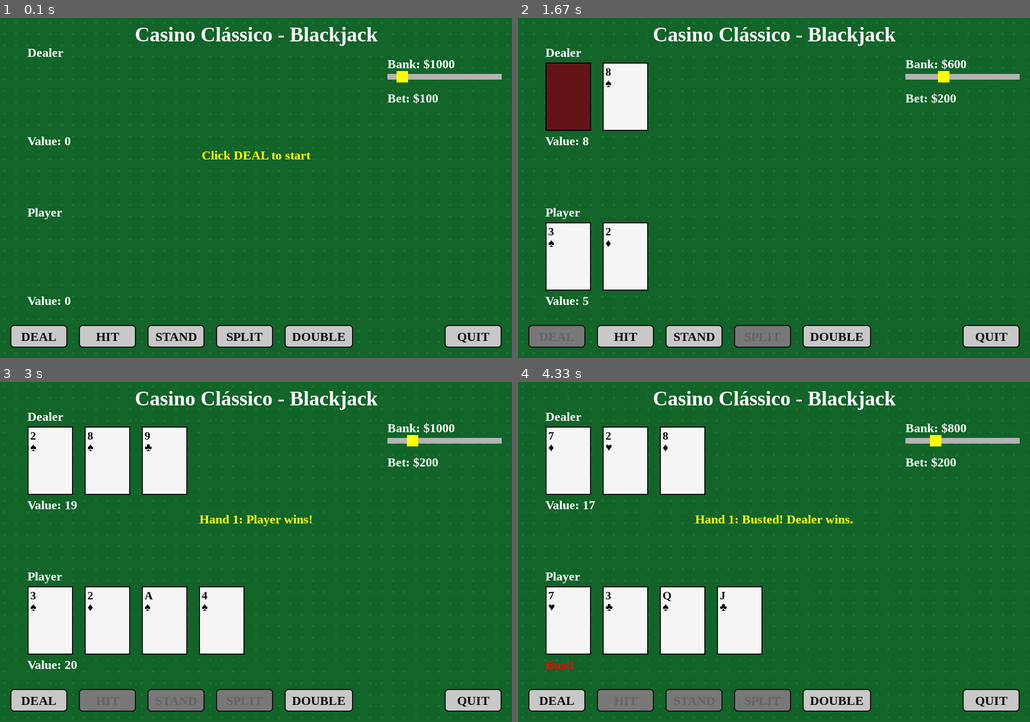
Above: before the commit, frames 1-4 (two rows, left to right).
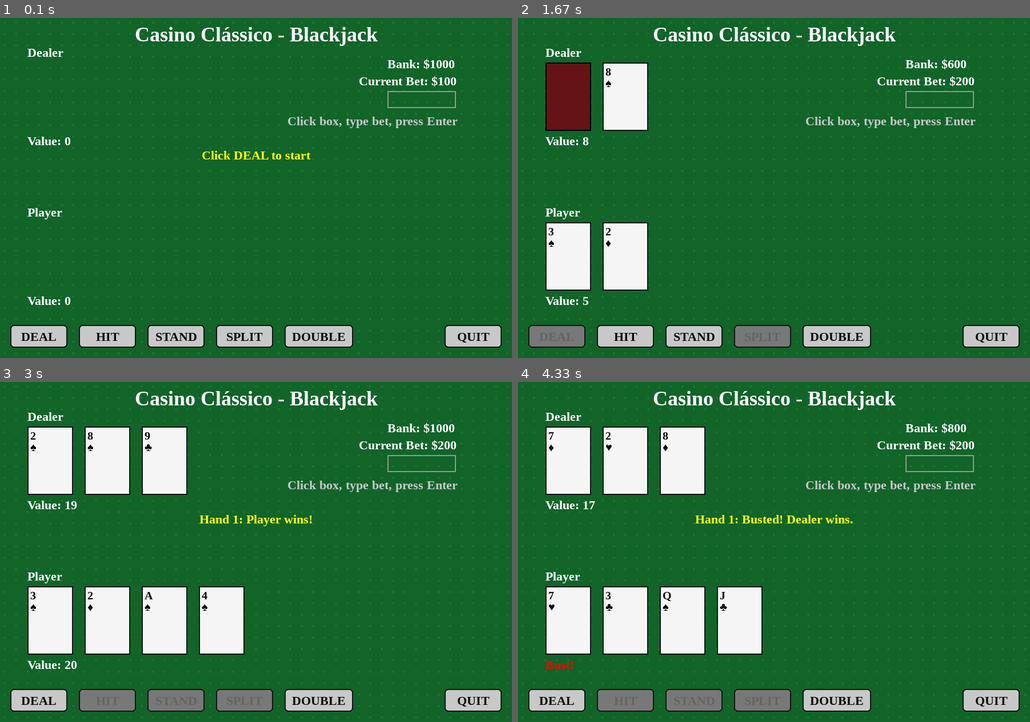
Above: after the commit, the same moments.

Repository: mvvalerio/BlackJackproject
Game: pygame game, started from main.py
Two runs of this game, one before a commit and one after it. Both use one fixed random seed, a clock stepped at 60 frames per second and the inputs below.
Inputs (mouse positions are in pixels of both pictures, inside the frame that each line leads up to):
- Up to frame 1 (0.1 s): no input
- Up to frame 2 (1.67 s): click (937, 99) at 0.38 s; press the mouse at (558, 337) at 0.7 s; move the mouse to (605, 228) at 0.8 s; release the mouse at (651, 120) at 0.93 s; press the mouse at (835, 337) at 1.03 s; move the mouse to (845, 239) at 1.13 s; release the mouse at (855, 140) at 1.27 s; press the mouse at (558, 337) at 1.37 s; move the mouse to (646, 205) at 1.47 s; release the mouse at (733, 75) at 1.6 s
- Up to frame 3 (3 s): press the mouse at (107, 701) at 1.7 s; move the mouse to (102, 569) at 1.8 s; release the mouse at (102, 436) at 1.93 s; press the mouse at (107, 701) at 2.03 s; move the mouse to (138, 688) at 2.13 s; release the mouse at (163, 674) at 2.27 s; press the mouse at (174, 701) at 2.37 s; move the mouse to (271, 603) at 2.47 s; release the mouse at (363, 507) at 2.6 s
- Up to frame 4 (4.33 s): press the mouse at (558, 701) at 3.2 s; move the mouse to (574, 684) at 3.3 s; release the mouse at (594, 671) at 3.43 s; press the mouse at (625, 701) at 3.53 s; move the mouse to (768, 640) at 3.63 s; release the mouse at (912, 582) at 3.77 s; press the mouse at (625, 701) at 3.87 s; move the mouse to (615, 582) at 3.97 s; release the mouse at (599, 467) at 4.1 s

The runs differ from the first frame. In frame 1, 1.2% of the frame differs, in the area x 56-98%, y 15-33%; in frame 2, 1.2%; in frame 3, 1.2%; in frame 4, 1.2%.

Commit message:
Replace slider with input box for betting
Refactor bank management to include input box for bets and remove slider functionality.

Diff:
--- a/bank.py
+++ b/bank.py
@@ -8,17 +8,21 @@
         self.amount = initial_amount
         self.bet = 10
         self.min_bet = 1
-        self.max_bet = self.amount  # max bet starts equal to bank
-        self.slider_rect = pygame.Rect(0, 0, 200, 10)
-        self.slider_handle_rect = pygame.Rect(0, 0, 20, 20)
-        self.dragging = False
+        self.max_bet = self.amount
         self.font = font or pygame.font.SysFont("serif", 20, bold=True)
 
-        # Load saved data (if available)
+        # Input box setup
+        self.input_active = False
+        self.input_text = ""
+        self.input_rect = pygame.Rect(0, 0, 120, 30)
+        self.input_color_inactive = (150, 150, 150)
+        self.input_color_active = (255, 255, 0)
+        self.input_color = self.input_color_inactive
+
+        # Load saved data (if exists)
         self.load_from_json()
 
     def save_to_json(self):
-        """Automatically saves the current bank data to a JSON file."""
         data = {
             "amount": self.amount,
             "bet": self.bet,
@@ -28,7 +32,6 @@
             json.dump(data, f, indent=4)
 
     def load_from_json(self):
-        """Loads bank data from JSON file if it exists."""
         if os.path.exists(self.save_file):
             try:
                 with open(self.save_file, "r") as f:
@@ -41,60 +44,70 @@
                 print("Warning: bank.json is corrupted. Using default values.")
 
     def draw(self, screen, position):
-        # Always keep max_bet synced with current bank amount
+        x, y = position
         self.max_bet = max(self.min_bet, self.amount)
 
-        x, y = position
-        # Display bank amount
+        # Draw text labels
         amt_text = self.font.render(f"Bank: ${self.amount}", True, (255, 255, 255))
         screen.blit(amt_text, (x, y))
+        bet_text = self.font.render(f"Current Bet: ${self.bet}", True, (255, 255, 255))
+        screen.blit(bet_text, (x - 50, y + 30))  # shift 10 pixels left
 
-        # Slider position
-        self.slider_rect.topleft = (x, y + 30)
-        pygame.draw.rect(screen, (180, 180, 180), self.slider_rect)
+        # Draw input box
+        self.input_rect.topleft = (x, y + 60)
+        pygame.draw.rect(screen, self.input_color, self.input_rect, 2)
 
-        # Clamp bet to current max_bet if needed
-        self.bet = min(self.bet, self.max_bet)
+        # Render input text
+        text_surface = self.font.render(self.input_text, True, (255, 255, 255))
+        screen.blit(text_surface, (self.input_rect.x + 5, self.input_rect.y + 5))
 
-        # Handle position based on bet
-        handle_x = x + int(
-            (self.bet - self.min_bet)
-            / (self.max_bet - self.min_bet)
-            * (self.slider_rect.width - self.slider_handle_rect.width)
-        ) if self.max_bet > self.min_bet else x
-        handle_y = y + 25
-        self.slider_handle_rect.topleft = (handle_x, handle_y)
-        pygame.draw.rect(screen, (255, 255, 0), self.slider_handle_rect)
-
-        # Display current bet
-        bet_text = self.font.render(f"Bet: ${self.bet}", True, (255, 255, 255))
-        screen.blit(bet_text, (x, y + 60))
+        # Instructions
+        instr_text = self.font.render("Click box, type bet, press Enter", True, (200, 200, 200))
+        screen.blit(instr_text, (x - 175, y + 100))
 
     def handle_event(self, event):
+        # Detect clicking on the input box
         if event.type == pygame.MOUSEBUTTONDOWN:
-            if self.slider_handle_rect.collidepoint(event.pos):
-                self.dragging = True
-        elif event.type == pygame.MOUSEBUTTONUP:
-            self.dragging = False
-        elif event.type == pygame.MOUSEMOTION:
-            if self.dragging:
-                self.max_bet = max(self.min_bet, self.amount)
-                rel_x = event.pos[0] - self.slider_rect.x
-                rel_x = max(0, min(rel_x, self.slider_rect.width - self.slider_handle_rect.width))
-                self.bet = self.min_bet + int(
-                    rel_x / (self.slider_rect.width - self.slider_handle_rect.width)
-                    * (self.max_bet - self.min_bet)
-                )
+            if self.input_rect.collidepoint(event.pos):
+                self.input_active = True
+                self.input_color = self.input_color_active
+            else:
+                self.input_active = False
+                self.input_color = self.input_color_inactive
+
+        # Handle typing when box is active
+        if event.type == pygame.KEYDOWN and self.input_active:
+            if event.key == pygame.K_RETURN:
+                # Confirm bet
+                try:
+                    new_bet = int(self.input_text)
+                    if self.min_bet <= new_bet <= self.max_bet:
+                        self.bet = new_bet
+                        print(f"✅ Bet set to ${self.bet}")
+                    else:
+                        print(f"❌ Invalid bet (must be ${self.min_bet}–${self.max_bet})")
+                except ValueError:
+                    print("❌ Invalid input: must be a number")
+
+                # Reset input after pressing Enter
+                self.input_text = ""
+                self.input_active = False
+                self.input_color = self.input_color_inactive
+
+            elif event.key == pygame.K_BACKSPACE:
+                self.input_text = self.input_text[:-1]
+            else:
+                # Only allow digits
+                if event.unicode.isdigit():
+                    self.input_text += event.unicode
 
     def place_bet(self):
-        """Subtracts the current bet from the bank and auto-saves."""
         if self.bet > self.amount:
-            return False  # cannot bet more than available
+            return False
         self.amount -= self.bet
-        self.save_to_json()  # auto-save after betting
+        self.save_to_json()
         return True
 
     def payout(self, multiplier=2):
-        """Adds winnings to the bank and auto-saves."""
         self.amount += int(self.bet * multiplier)
-        self.save_to_json()  # auto-save after payout
+        self.save_to_json()
